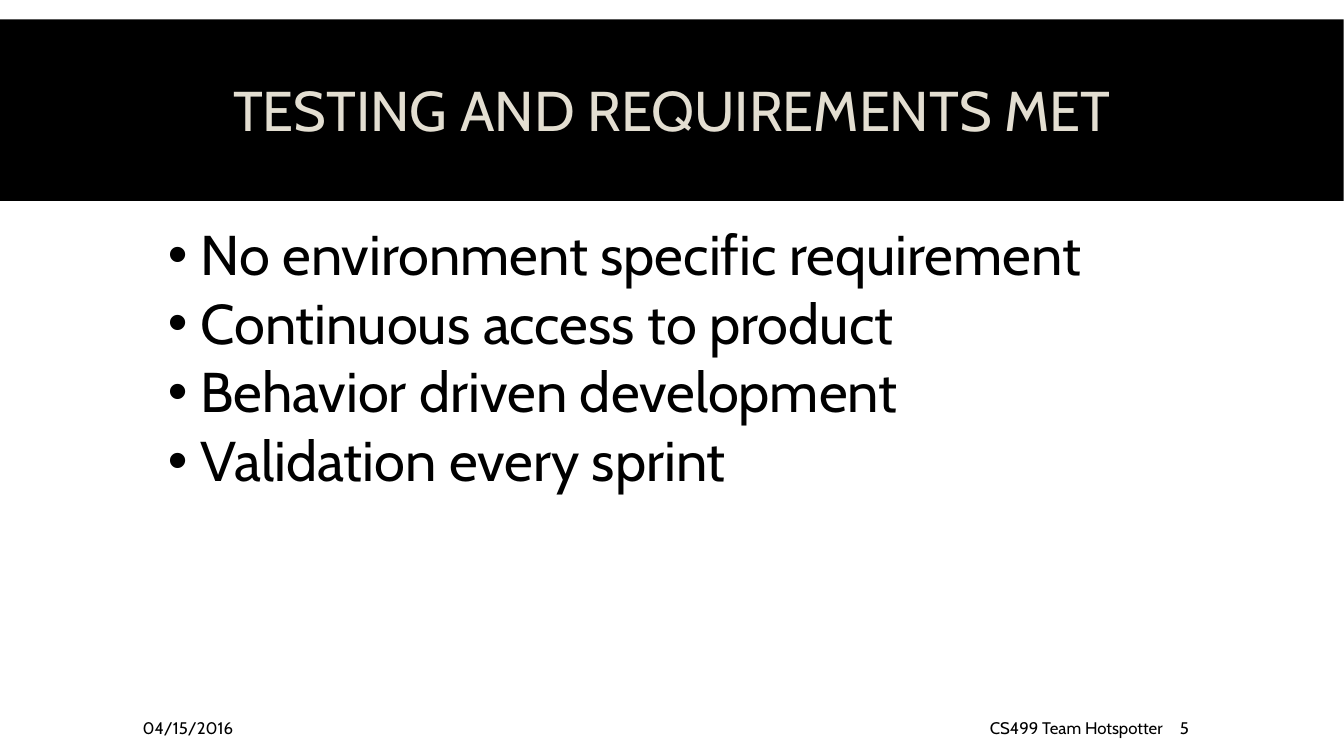
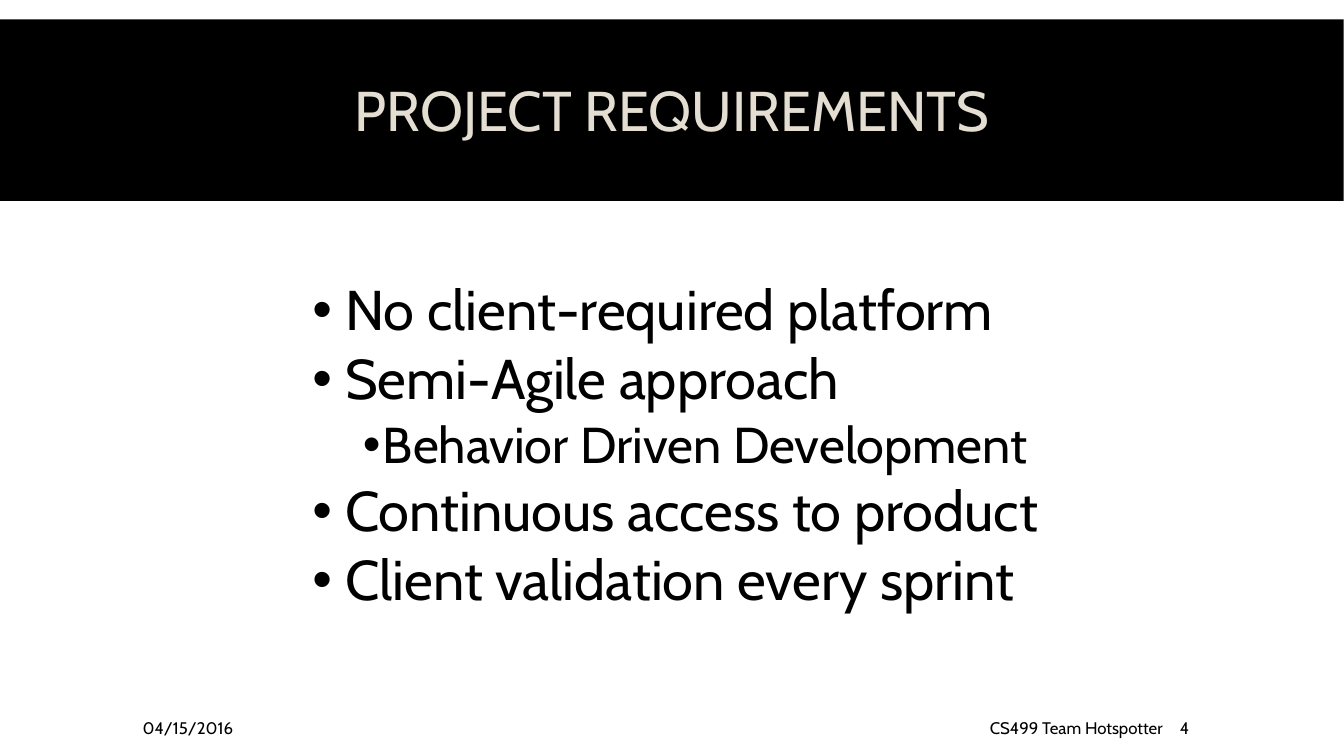
Before and after one commit to spesmit/hotspotter, a slide deck: slide 4 of Documentation/Presentations/CS499 Final Presentation.pptx (slide 5 before the commit). Drawn at 1344x756 pixels with LibreOffice and Linux fonts; fonts in the diff are those of the drawing; background and template pictures are left out. Boxes give left, top, right and bottom in pixels: in the first picture for what was removed or moved away, otherwise in the second. Text is boxed around its words. In the diff, an @@ line names an element or a change of style, - is before the commit and + after.

```diff
--- a/Documentation/Presentations/CS499 Final Presentation.pptx
+++ b/Documentation/Presentations/CS499 Final Presentation.pptx
@@ title at (x1=355, y1=91, x2=990, y2=141): text changed @@
-TESTING AND REQUIREMENTS MET
+PROJECT REQUIREMENTS
@@ text "No client-required platform" moved from (x1=201, y1=233, x2=1081, y2=494) to (x1=345, y1=288, x2=1038, y2=612) @@
@@ text at (x1=345, y1=288, x2=1027, y2=474): text changed @@
-  • No environment specific requirement
+  • No client-required platform
+  • Semi-Agile approach
+      • Behavior Driven Development
@@ text at (x1=345, y1=558, x2=1014, y2=612): text changed @@
-  • Behavior driven development
-  • Validation every sprint
+  • Client validation every sprint
@@ page number at (x1=1180, y1=722, x2=1189, y2=734): text changed @@
-5
+4
```
Also in this commit, not shown: 7 other slides changed.
